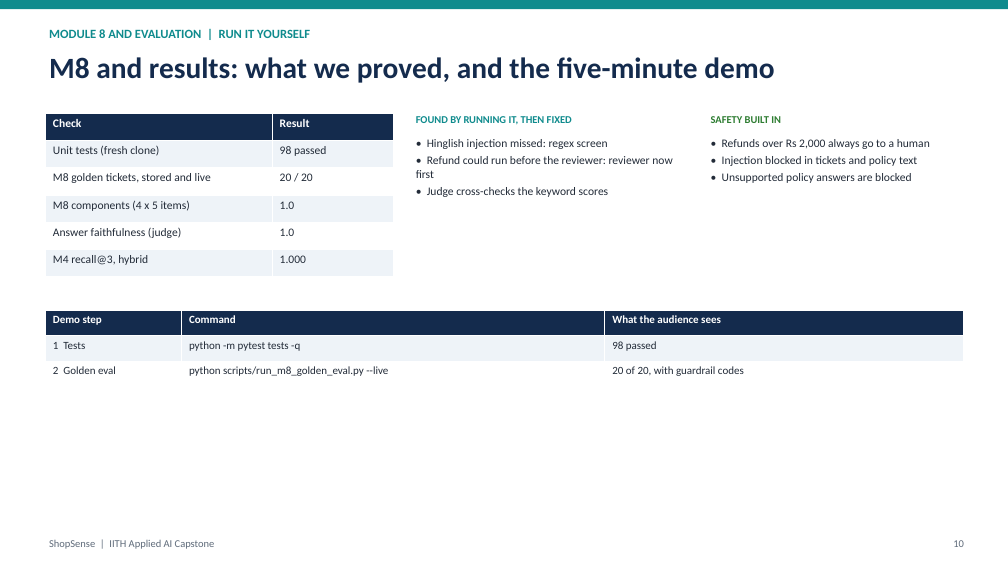
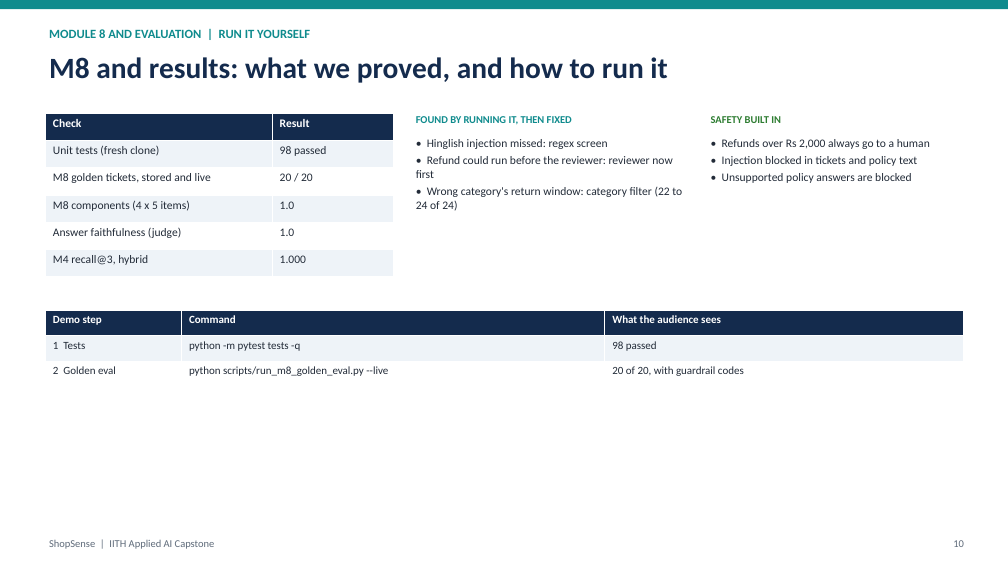
Before and after one commit to abhraj786/iith-ai-capstone-shopsense, a slide deck: slide 10 of docs/deck/iith-ai-capstone-shopsense.pptx. Drawn at 1008x567 pixels with LibreOffice and Linux fonts; fonts in the diff are those of the drawing. Boxes give left, top, right and bottom in pixels: in the first picture for what was removed or moved away, otherwise in the second. Text is boxed around its words. In the diff, an @@ line names an element or a change of style, - is before the commit and + after.

```diff
--- a/docs/deck/iith-ai-capstone-shopsense.pptx
+++ b/docs/deck/iith-ai-capstone-shopsense.pptx
@@ text at [49,57,667,83]: text changed @@
-M8 and results: what we proved, and the five-minute demo
+M8 and results: what we proved, and how to run it
@@ text at [416,187,682,211]: text changed @@
-• Judge cross-checks the keyword scores
+• Wrong category's return window: category filter (22 to 24 of 24)
```
Also in this commit, not shown: 1 other file.
